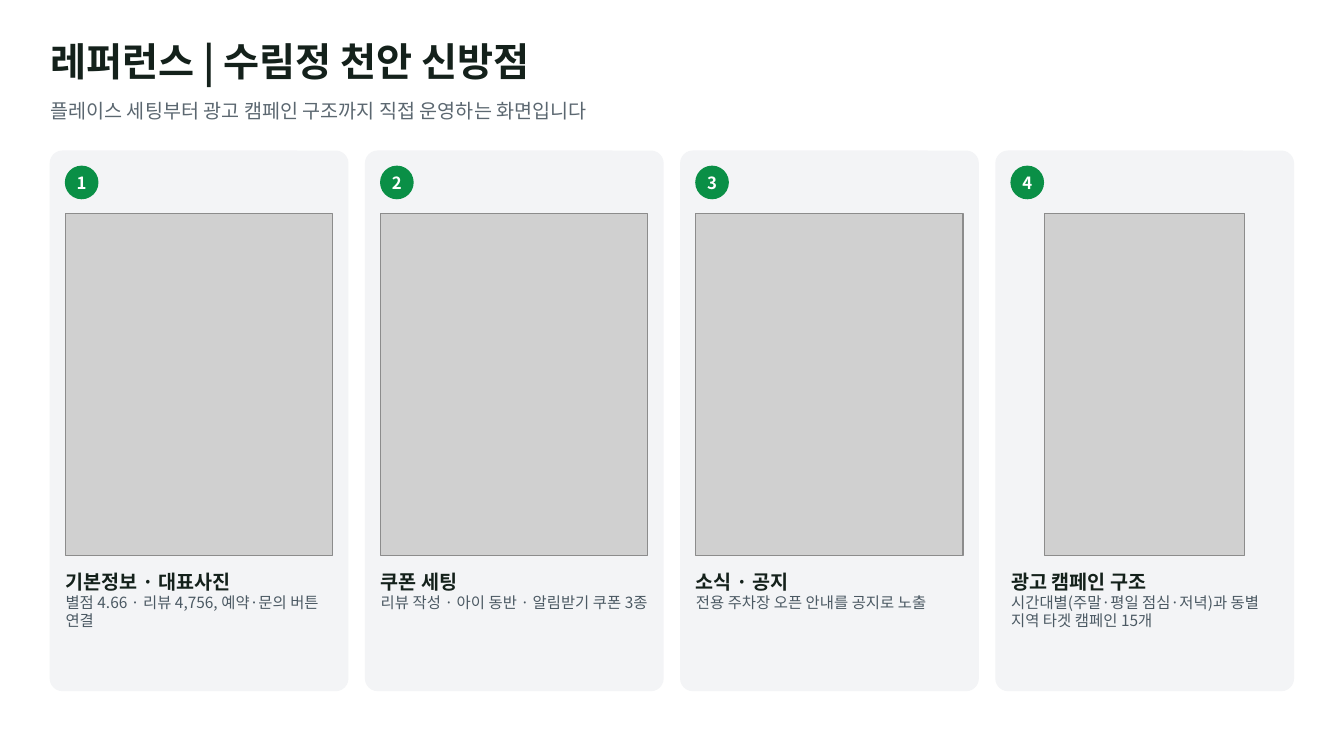
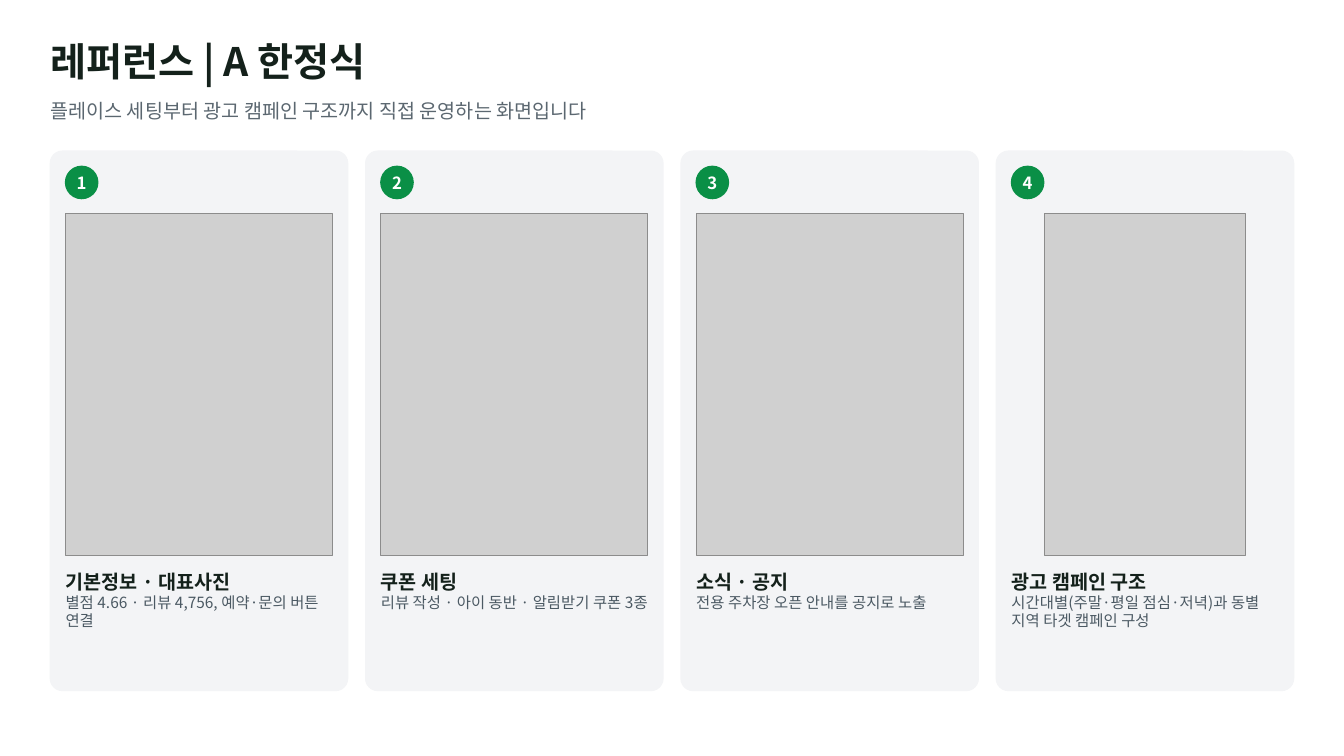
Before and after one commit to alfk0615/placeon, a slide deck: slide 4 of out/company_reference_proposal.pptx. Drawn at 1344x756 pixels with LibreOffice and Linux fonts; fonts in the diff are those of the drawing; grey boxes stand for pictures. Boxes give left, top, right and bottom in pixels: in the first picture for what was removed or moved away, otherwise in the second. Text is boxed around its words. In the diff, an @@ line names an element or a change of style, - is before the commit and + after.

```diff
--- a/out/company_reference_proposal.pptx
+++ b/out/company_reference_proposal.pptx
@@ text at (50, 43, 366, 80): text changed @@
-레퍼런스 | 수림정 천안 신방점
+레퍼런스 | A 한정식
@@ text at (1011, 595, 1259, 627): text changed @@
-시간대별(주말·평일 점심·저녁)과 동별 지역 타겟 캠페인 15개
+시간대별(주말·평일 점심·저녁)과 동별 지역 타겟 캠페인 구성
```
Also in this commit, not shown: 14 other slides changed.
